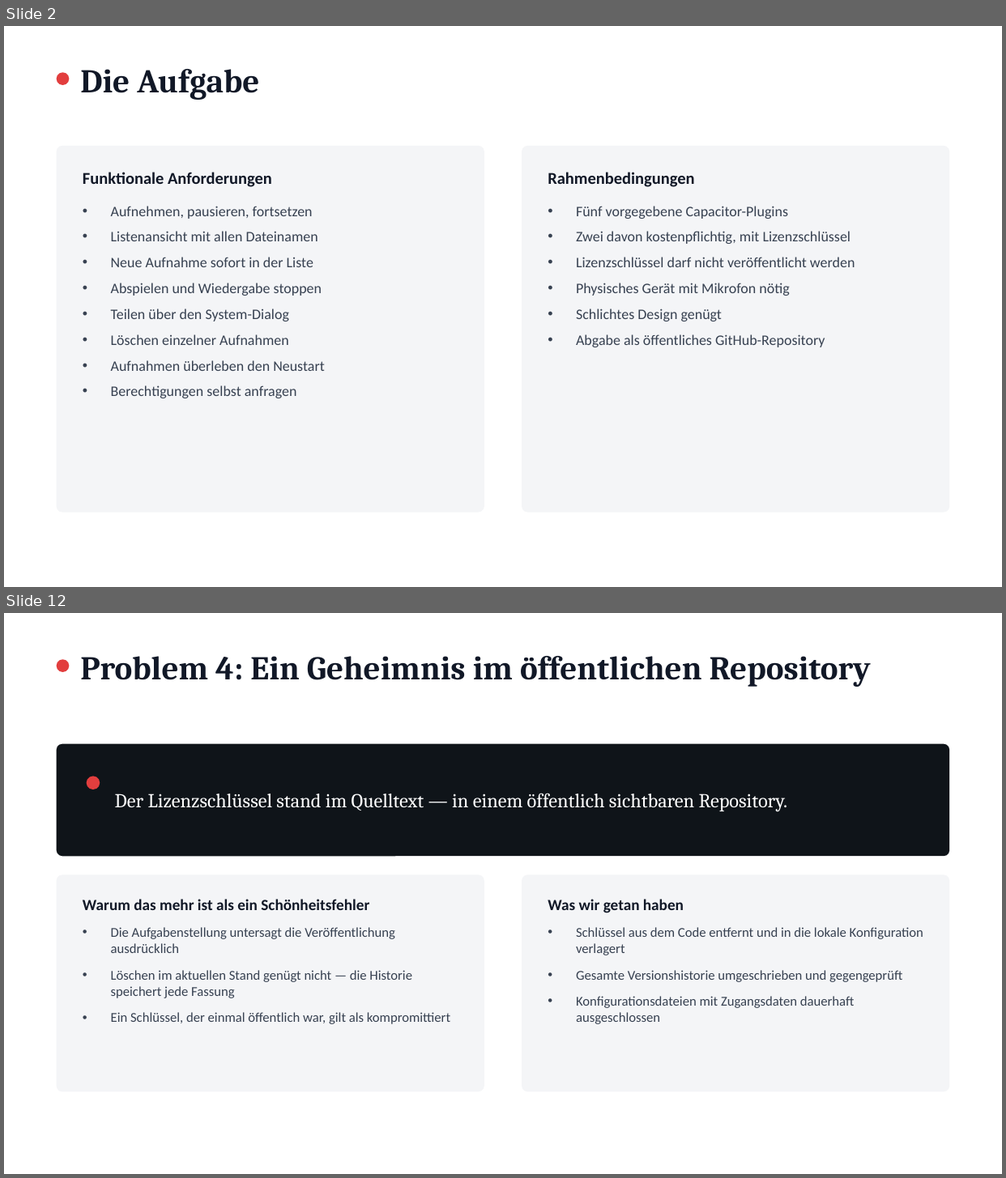
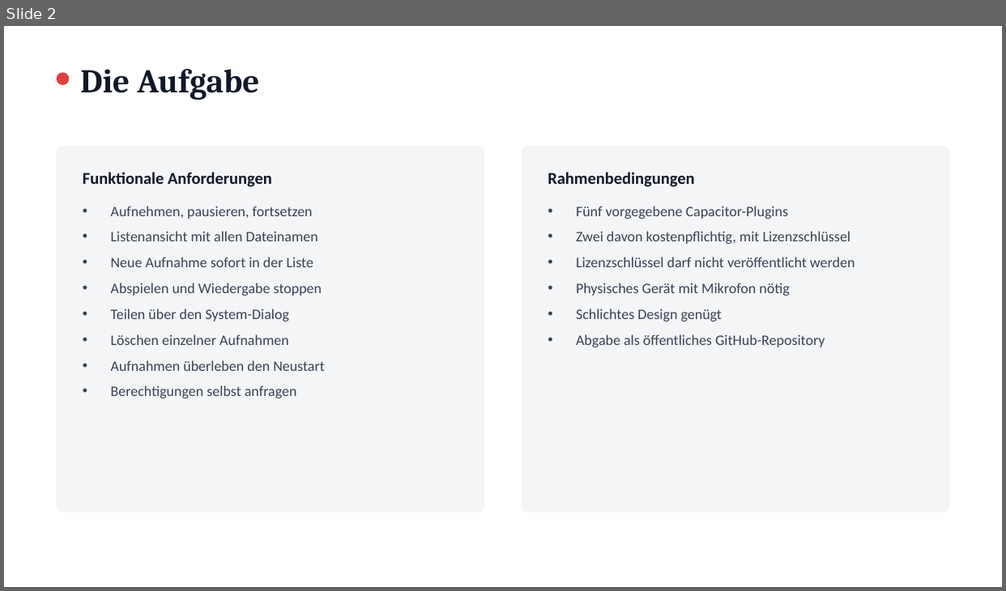
Before and after one commit to Denni-spy/audio-recorder-app, a slide deck: praesentation/Audio-Recorder-App-Praesentation.pptx. Shown one above the other, each under a label of ours: slides 2 and 12 before the commit, slide 2 after it; the slides between them are not shown. The pictures are 1006x1178 and 1006x591 pixels, drawn with LibreOffice and Linux fonts; fonts in the diff are those of the drawing. Boxes give left, top, right and bottom in pixels: in the first picture for what was removed or moved away, otherwise in the second. Text is boxed around its words. In the diff, an @@ line names an element or a change of style, - is before the commit and + after.

```diff
--- a/praesentation/Audio-Recorder-App-Praesentation.pptx
+++ b/praesentation/Audio-Recorder-App-Praesentation.pptx
@@ slide 12 removed at (4,613,1002,1174), background #FFFFFF @@
@@ ellipse removed at (57,659,69,672) @@
@@ text removed at (80,656,871,687) @@
-Problem 4: Ein Geheimnis im öffentlichen Repository
@@ rounded rectangle removed at (57,744,949,856) @@
@@ ellipse removed at (87,776,100,790) @@
@@ text removed at (115,793,787,812) @@
-Der Lizenzschlüssel stand im Quelltext — in einem öffentlich sichtbaren Repository.
@@ rounded rectangle removed at (57,875,484,1093) @@
@@ rounded rectangle removed at (522,875,950,1093) @@
@@ text removed at (83,899,369,910) @@
-Warum das mehr ist als ein Schönheitsfehler
@@ text removed at (548,899,684,914) @@
-Was wir getan haben
@@ text removed at (111,927,450,1024) @@
-• Die Aufgabenstellung untersagt die Veröffentlichung ausdrücklich
-• Löschen im aktuellen Stand genügt nicht — die Historie speichert jede Fassung
-• Ein Schlüssel, der einmal öffentlich war, gilt als kompromittiert
@@ text removed at (576,927,923,1024) @@
-• Schlüssel aus dem Code entfernt und in die lokale Konfiguration verlagert
-• Gesamte Versionshistorie umgeschrieben und gegengeprüft
-• Konfigurationsdateien mit Zugangsdaten dauerhaft ausgeschlossen
```
Also in this commit, not shown: 13 slides changed.
